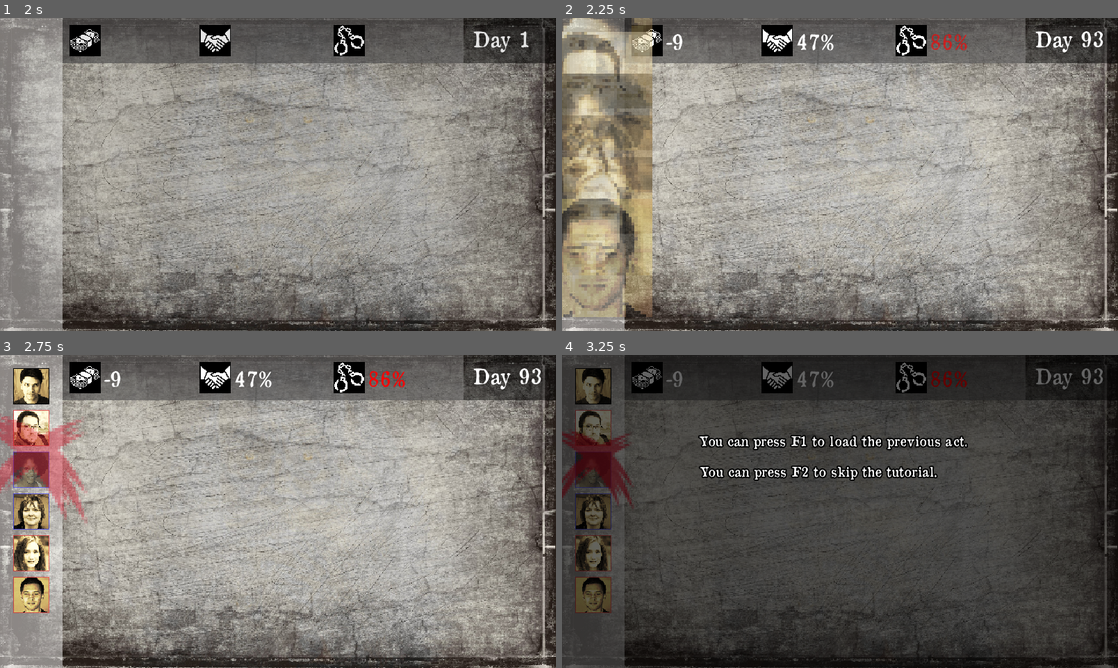
Above: before the commit, frames 1-4 (two rows, left to right).
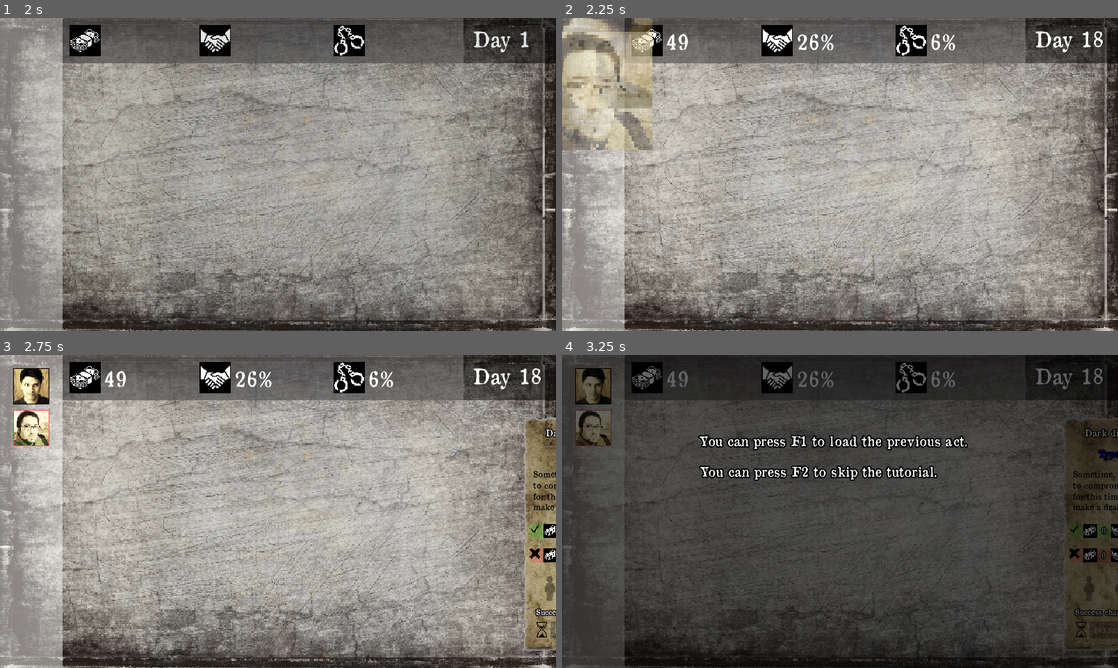
Above: after the commit, the same moments.

Repository: angeldustjdr/octopus_bounding
Game: Godot game, scene res://Disclaimer.tscn
Two runs of this game, one before a commit and one after it. Both use one fixed random seed, a clock stepped at 60 frames per second and the inputs below.
Inputs (mouse positions are in pixels of both pictures, inside the frame that each line leads up to):
- Up to frame 1 (2 s): tap Enter at 0.5 s; move the mouse to (400, 158) at 0.52 s; tap Space at 0.6, 0.77, 1.07 s; click (400, 158) at 0.67 s; click "Load Game" at 1.25 s
- Up to frame 2 (2.25 s): drag from (689, 39) to (945, 39) at 2.02 s
- Up to frame 3 (2.75 s): no input
- Up to frame 4 (3.25 s): move the mouse to (595, 386) at 2.77 s; tap Space at 2.85 s; click (595, 386) at 2.92 s

Frame 1 is identical in both runs. In frame 2, 12% of the frame differs, in the area x 0-98%, y 4-96%; in frame 3, 9.3%; in frame 4, 6.7%.

Commit message:
Fixes and news builds

Diff:
--- a/InfoBulleManager.gd
+++ b/InfoBulleManager.gd
@@ -36,6 +36,6 @@
 func _on_InfoBulleDay_mouse_exited():
 	$InfoBulle.visible=false
 
-func manage_pause(stat):
+func manage_pause(stat, _mode):
 	if($InfoBulle.visible):
 		$InfoBulle.visible = stat
--- a/Main.gd
+++ b/Main.gd
@@ -33,12 +33,14 @@
 
 var clicked = false
 signal mouse_button_released
-signal gameIsPaused(stat)
+signal gameIsPaused(stat,mode)
 signal inputKey
 signal unPause
 var pauseFrameBefore = false
 var F2FrameBefore = false
 var loadFrameBefore = false
+
+var inTransition = false
 
 # Called when the node enters the scene tree for the first time.
 func _ready():
@@ -196,6 +198,7 @@
 		$MissionTimer.set_paused(true)
 		var anim
 		for mis in missions:
+			mis.get_node("Filter").visible = true
 			anim = mis.get_node("AnimationPlayer")
 			anim.play("disappear")
 		yield(anim,"animation_finished")
@@ -291,21 +294,22 @@
 				clicked = false
 	elif(event is InputEventKey):
 		emit_signal("inputKey")
-		match event.scancode:
-			KEY_ESCAPE:
-				if(event.pressed):
-					if(!pauseFrameBefore):
-						pauseFrameBefore = true
-						pauseGame()
-				else:
-					pauseFrameBefore = false
-			KEY_SPACE:
-				if(event.pressed):
-					if(!pauseFrameBefore):
-						pauseFrameBefore = true
-						pauseGame()
-				else:
-					pauseFrameBefore = false
+		if (!inTransition):
+			match event.scancode:
+				KEY_ESCAPE:
+					if(event.pressed):
+						if(!pauseFrameBefore):
+							pauseFrameBefore = true
+							pauseGame()
+					else:
+						pauseFrameBefore = false
+				KEY_SPACE:
+					if(event.pressed):
+						if(!pauseFrameBefore):
+							pauseFrameBefore = true
+							pauseGame()
+					else:
+						pauseFrameBefore = false
 		if(!get_tree().paused):
 			match event.scancode:
 				KEY_F1:
@@ -431,7 +435,7 @@
 func pauseGame():
 	match $PauseRect.mode:
 		0:
-			emit_signal("gameIsPaused",!get_tree().paused)
+			emit_signal("gameIsPaused",!get_tree().paused,$PauseRect.mode)
 			if (!get_tree().paused):
 				$PauseRect/AnimationPlayer.play("appear")
 			else:
@@ -440,7 +444,8 @@
 			get_tree().paused = !get_tree().paused
 			yield($PauseRect/AnimationPlayer, "animation_finished")
 		1:
-			emit_signal("gameIsPaused",true)
+			inTransition = true
+			emit_signal("gameIsPaused",true,$PauseRect.mode)
 			$PauseRect/disableGame.visible = true
 			get_tree().paused = true
 			$PauseRect/AnimationPlayer.play("appear")
@@ -448,12 +453,14 @@
 			yield(self,"inputKey")
 			$PauseRect/AnimationPlayer.play_backwards("appear")
 			yield($PauseRect/AnimationPlayer, "animation_finished")
-			emit_signal("gameIsPaused",false)
+			emit_signal("gameIsPaused",false,$PauseRect.mode)
 			emit_signal("unPause")
 			$PauseRect/disableGame.visible = false
 			get_tree().paused = false
+			inTransition = false
 		2:
-			emit_signal("gameIsPaused",true)
+			inTransition = true
+			emit_signal("gameIsPaused",true,$PauseRect.mode)
 			$PauseRect/disableGame.visible = true
 			get_tree().paused = true
 			$PauseRect/AnimationPlayer.play("appear")
@@ -462,12 +469,13 @@
 			var _anim_player = $SceneTranstion/AnimationPlayer
 			_anim_player.play("fade")
 			yield(_anim_player, "animation_finished")
-			emit_signal("gameIsPaused",false)
+			emit_signal("gameIsPaused",false,$PauseRect.mode)
 			emit_signal("unPause")
 			$PauseRect/disableGame.visible = false
 			get_tree().paused = false
+			inTransition = false
 		3:
-			emit_signal("gameIsPaused",!get_tree().paused)
+			emit_signal("gameIsPaused",!get_tree().paused,$PauseRect.mode)
 			get_tree().paused = !get_tree().paused
 
 func save(file_name):
--- a/Mission.gd
+++ b/Mission.gd
@@ -80,6 +80,7 @@
 		$TimeLabel/TextureRect.rect_size.x = initialX_textureRect * $TimerMission.time_left/$TimerMission.wait_time
 
 func _on_TimerMission_timeout():
+	$Filter.visible = true
 	if failable:
 		var roll = randf()*100.0
 		#print("roll="+str(roll)+" VS %chance="+str(successChancePercent))
--- a/Mission.tscn
+++ b/Mission.tscn
@@ -639,3 +639,14 @@
 
 [node name="Stapple" type="AudioStreamPlayer" parent="."]
 stream = ExtResource( 13 )
+
+[node name="Filter" type="ColorRect" parent="."]
+visible = false
+margin_left = 10.0
+margin_top = 84.0
+margin_right = 278.0
+margin_bottom = 636.0
+color = Color( 1, 1, 1, 0 )
+__meta__ = {
+"_edit_use_anchors_": false
+}
--- a/Missions/end_game_03.tscn
+++ b/Missions/end_game_03.tscn
@@ -1,8 +1,10 @@
-[gd_scene load_steps=2 format=2]
+[gd_scene load_steps=3 format=2]
 
 [ext_resource path="res://Missions/end_game_02.tscn" type="PackedScene" id=1]
+[ext_resource path="res://Missions/end_game_02.gd" type="Script" id=2]
 
 [node name="Node2D" instance=ExtResource( 1 )]
+script = ExtResource( 2 )
 
 [node name="FlickeringLabel" parent="." index="4"]
 text = "The mafia and Adam are no more.
--- a/MusicPlayer.gd
+++ b/MusicPlayer.gd
@@ -7,8 +7,8 @@
 func _ready():
 	base_volume = $BGmusic.volume_db
 
-func set_volume_for_pause(pause):
-	if (pause):
+func set_volume_for_pause(pause,mode):
+	if (pause and mode == 0):
 		$BGmusic.volume_db = base_volume - 15
 	else:
 		$BGmusic.volume_db = base_volume
Not shown, removed: build/linux/save/save_mission.dat
Not shown, removed: build/linux/save/save_sequence.dat
Not shown, removed: build/macOS/config/after_tuto.dat
Not shown, removed: build/macOS/save/save_mission.dat
Not shown, removed: build/macOS/save/save_sequence.dat
Renamed: build/linux/config/after_tuto.dat -> build/the_octopus_linux/config/after_tuto.dat
Not shown, added: build/the_octopus_macOS/config/after_tuto.dat
Not shown, added: build/the_octopus_windows/config/after_tuto.dat
Not shown, added: build/the_octopus_windows_32_bits_debug/config/after_tuto.dat
Not shown, added: build/the_octopus_windows_64_bits_debug/config/after_tuto.dat
Not shown, removed: build/windows/config/after_tuto.dat
Not shown, removed: build/windows/save/save_mission.dat
(and 18 more such lines)
